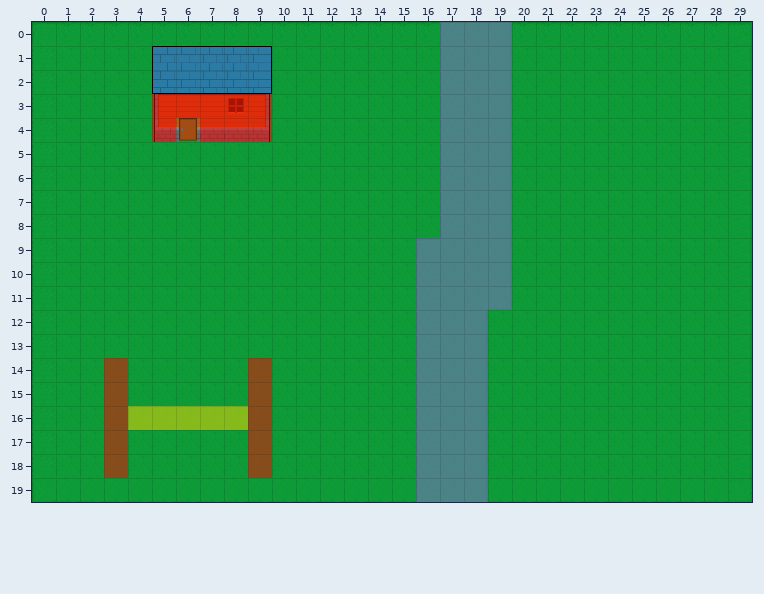
Two versions of a level (Tiled map, internal/scene/maps/overworld.tmx). Above, as it was before the edit.
Cells are 32x32 px. Shown: x 0..29, y 0..19.
And afterwards:
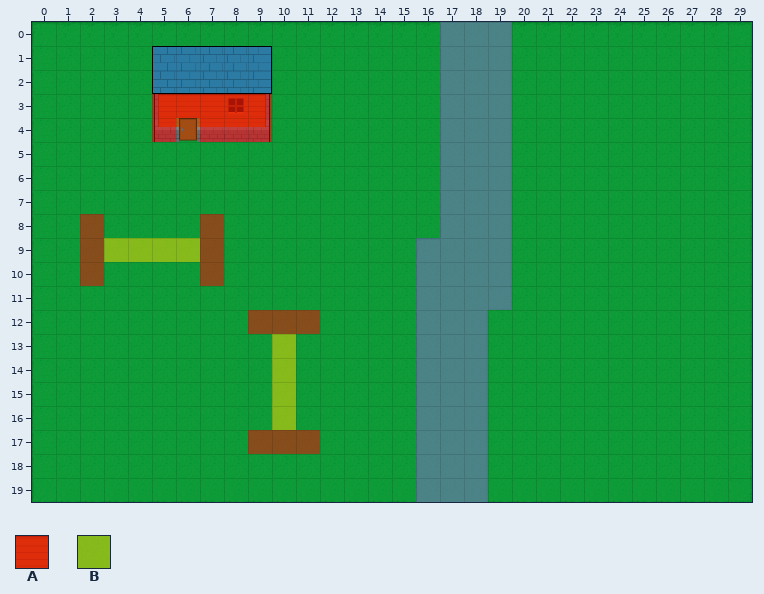
Key: from "tileset-collision": A 0, B 1.
_ is an empty cell.
See-through tiles are keyed as they look on the map.
Message: chore: Add a vertical ledge
Change:
Layer "Collision":
y 8: x 2 _ -> A; x 7 _ -> A
y 9: x 2..7 ______ -> ABBBBA
y 10: x 2 _ -> A; x 7 _ -> A
y 12: x 9..11 ___ -> AAA
y 13: x 10 _ -> B
y 14..15: x 3 A -> _; x 9..10 A_ -> _B
y 16: x 3..10 ABBBBBA_ -> _______B
y 17: x 3 A -> _; x 10..11 __ -> AA
y 18: x 3 A -> _; x 9 A -> _
